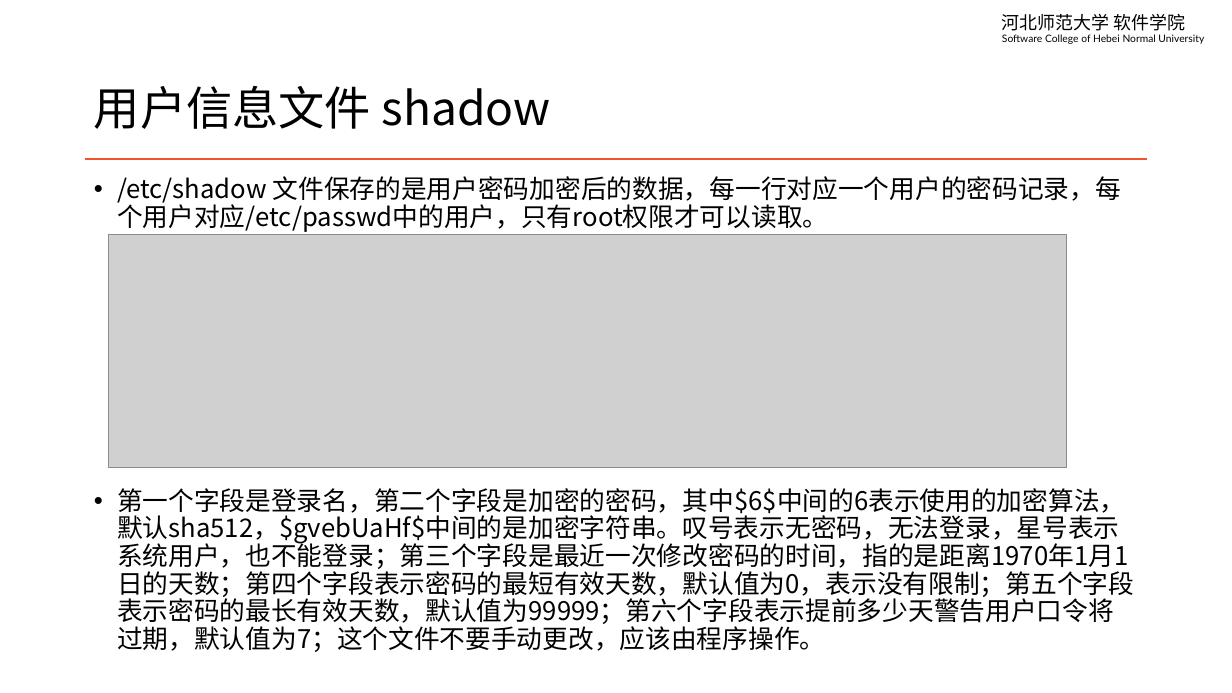
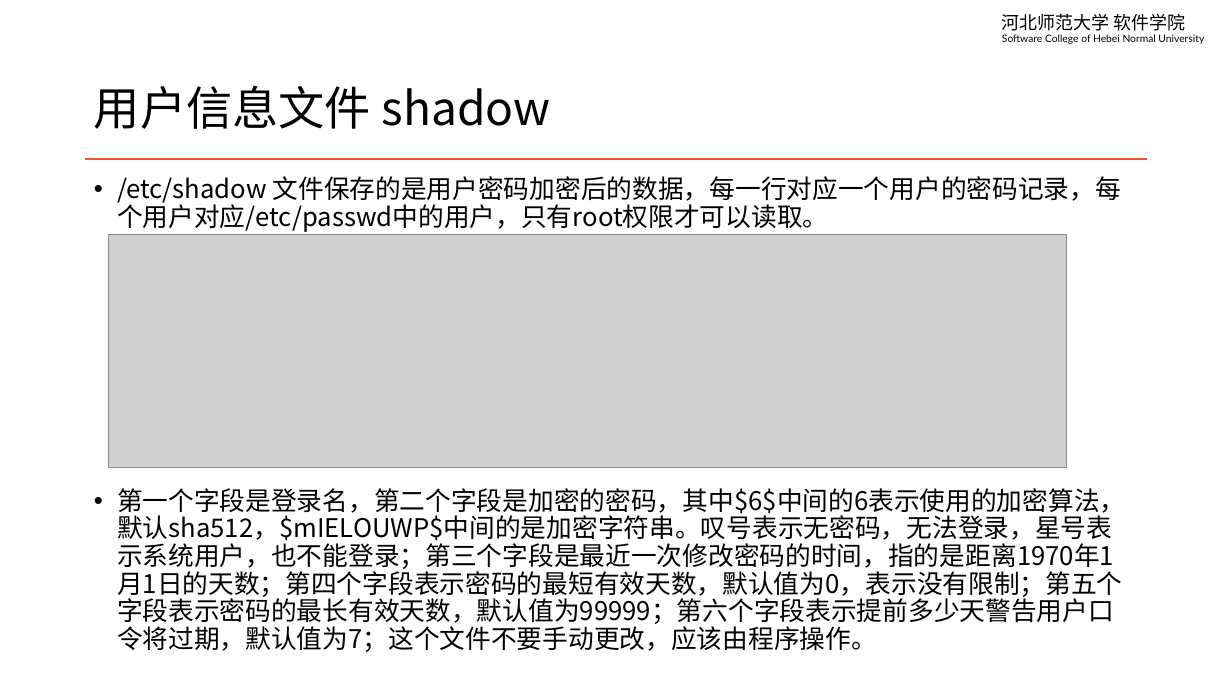
Before and after one commit to edu2act/course-linux-system, a slide deck: slide 4 of materials/slides/ch05-user-managment.pptx. Drawn at 1232x693 pixels with LibreOffice and Linux fonts; fonts in the diff are those of the drawing; grey boxes stand for pictures. Boxes give left, top, right and bottom in pixels: in the first picture for what was removed or moved away, otherwise in the second. Text is boxed around its words. In the diff, an @@ line names an element or a change of style, - is before the commit and + after.

```diff
--- a/materials/slides/ch05-user-managment.pptx
+++ b/materials/slides/ch05-user-managment.pptx
@@ text at <box>117,488,1125,652</box>: text changed @@
-• 第一个字段是登录名，第二个字段是加密的密码，其中$6$中间的6表示使用的加密算法，默认sha512，$gvebUaHf$中间的是加密字符串。叹号表示无密码，无法登录，星号表示系统用户，也不能登录；第三个字段是最近一次修改密码的时间，指的是距离1970年1月1日的天数；第四个字段表示密码的最短有效天数，默认值为0，表示没有限制；第五个字段表示密码的最长有效天数，默认值为99999；第六个字段表示提前多少天警告用户口令将过期，默认值为7；这个文件不要手动更改，应该由程序操作。
+• 第一个字段是登录名，第二个字段是加密的密码，其中$6$中间的6表示使用的加密算法，默认sha512，$mIELOUWP$中间的是加密字符串。叹号表示无密码，无法登录，星号表示系统用户，也不能登录；第三个字段是最近一次修改密码的时间，指的是距离1970年1月1日的天数；第四个字段表示密码的最短有效天数，默认值为0，表示没有限制；第五个字段表示密码的最长有效天数，默认值为99999；第六个字段表示提前多少天警告用户口令将过期，默认值为7；这个文件不要手动更改，应该由程序操作。
```
Also in this commit, not shown: 1 other slide changed, 1 slide removed, 12 other files.
